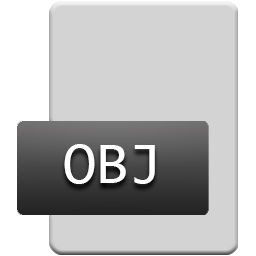
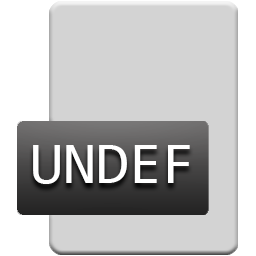
Revision of a layered 256px x 256px image; what changed, layer by layer:
added layer "UNDEFINED" in group "explorer.file" over (x1=33, y1=145, x2=190, y2=184)
hid "OBJ" over (x1=64, y1=144, x2=155, y2=184)
